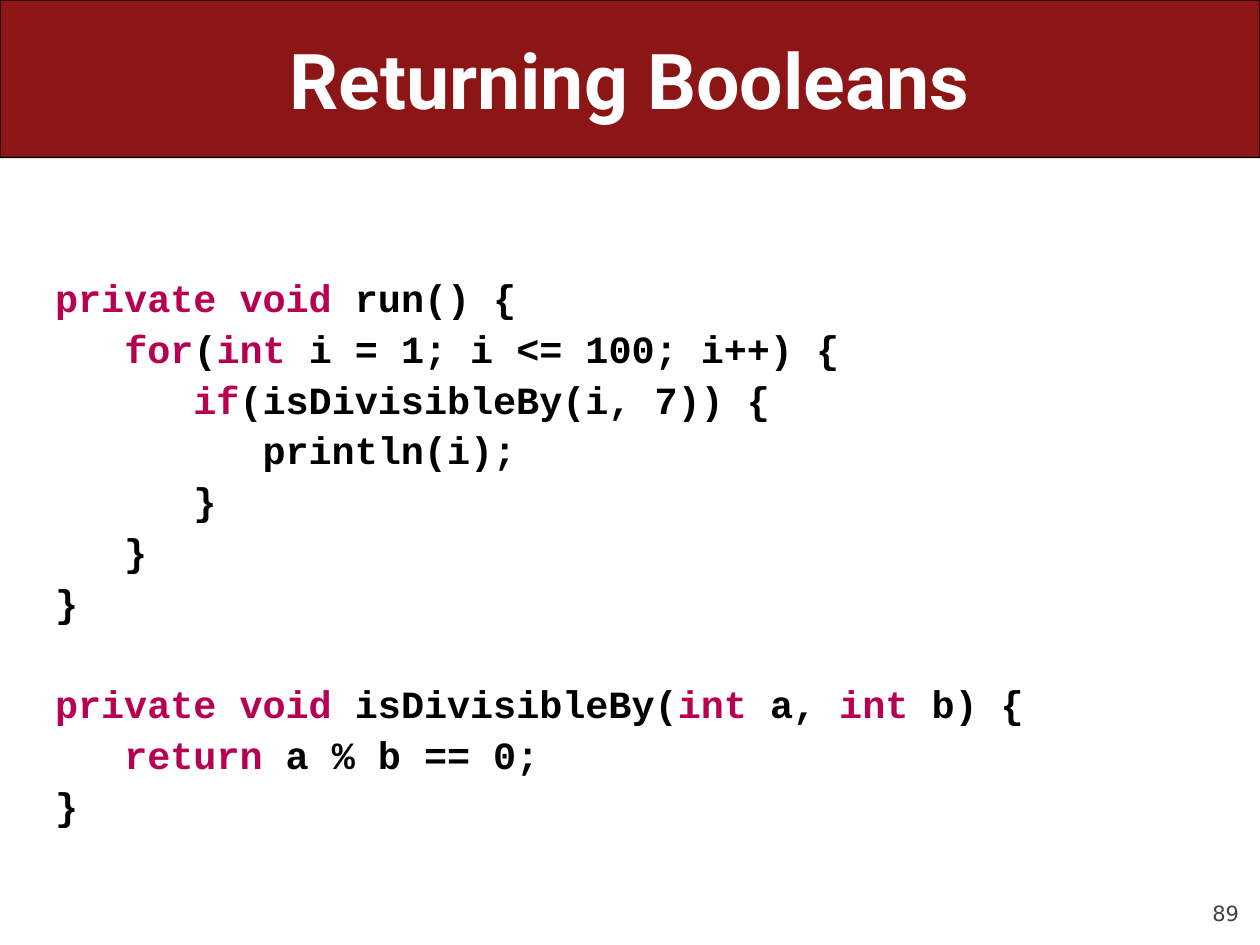
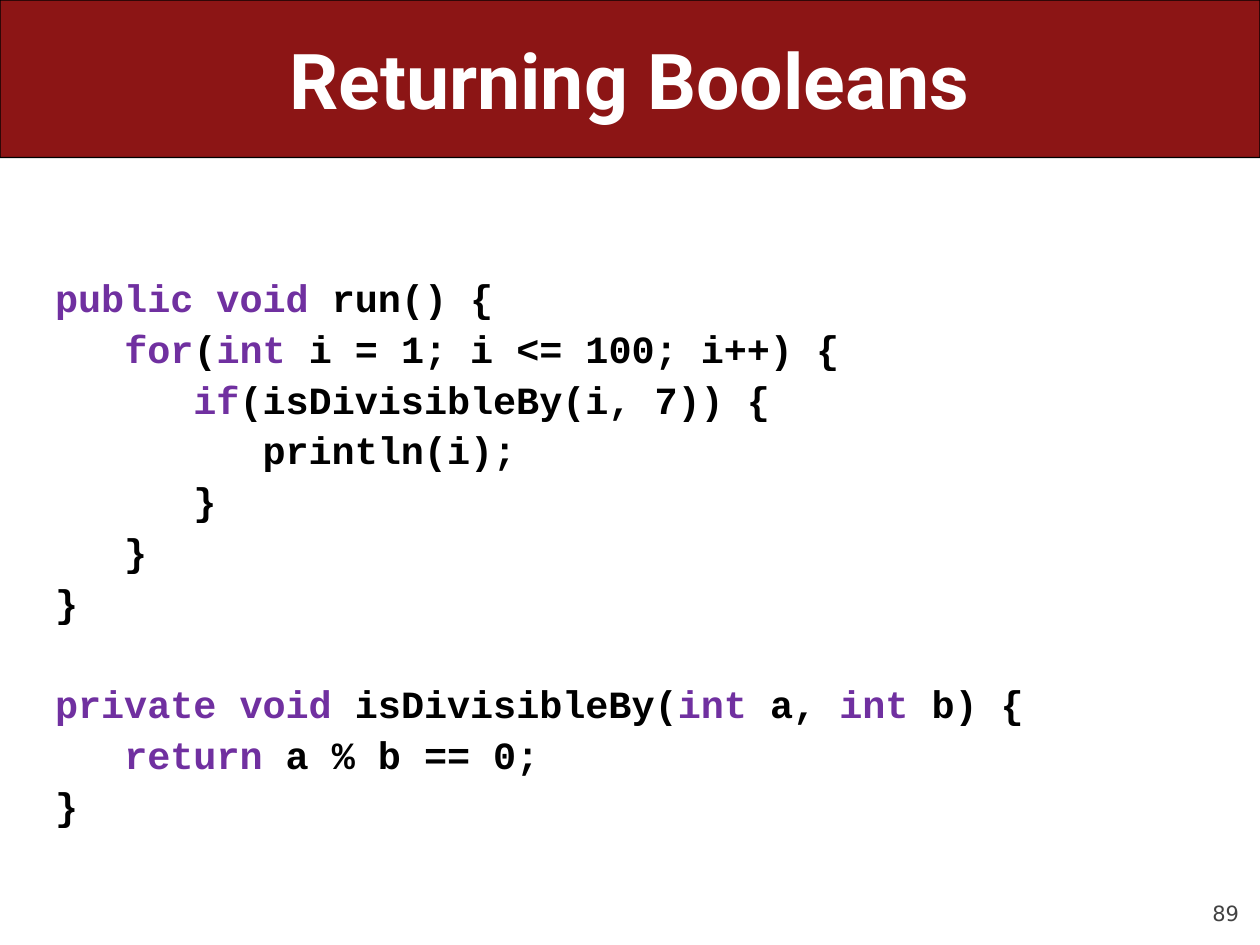
Before and after one commit to ckincaid17/cs106a-summer-2018, a slide deck: slide 89 of WWW/lectures/Lecture7/Lecture7.pptx. Drawn at 1260x945 pixels with LibreOffice and Linux fonts; fonts in the diff are those of the drawing. Boxes give left, top, right and bottom in pixels: in the first picture for what was removed or moved away, otherwise in the second. Text is boxed around its words. In the diff, an @@ line names an element or a change of style, - is before the commit and + after.

```diff
--- a/WWW/lectures/Lecture7/Lecture7.pptx
+++ b/WWW/lectures/Lecture7/Lecture7.pptx
@@ text at (55, 284, 447, 320): text changed; text colour #B70051 to #7030A0 @@
-private void run() {
+public void run() {
@@ text at (55, 335, 978, 776): text colour #B70051 to #7030A0 in "for(int", "if(isDivisibleBy(i,", "private void isDivisibleBy(int int", "return" @@
```
Also in this commit, not shown: 20 other slides changed, 1 other file.
